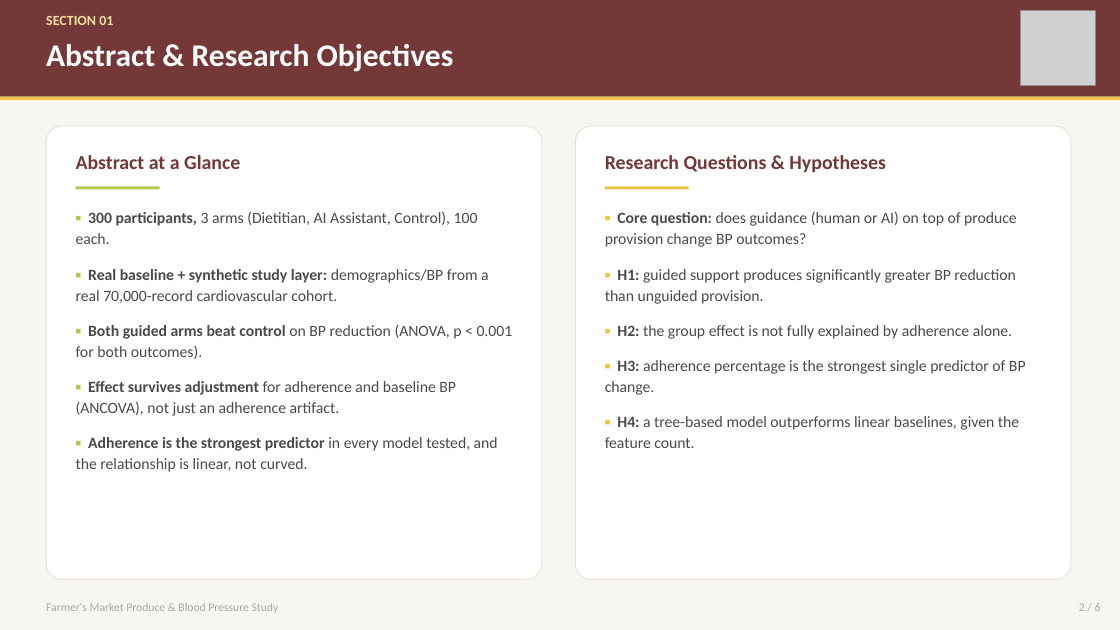
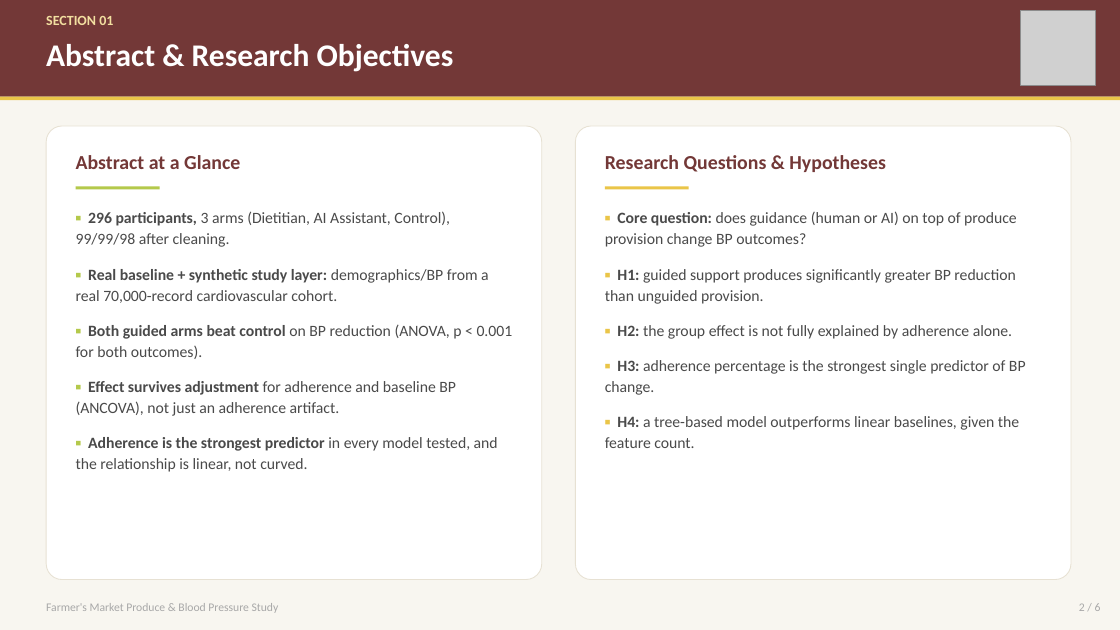
Before and after one commit to edefang/farmers-market-bp-study, a slide deck: slide 2 of BP_Study_Presentation.pptx. Drawn at 1120x630 pixels with LibreOffice and Linux fonts; fonts in the diff are those of the drawing; grey boxes stand for pictures. Boxes give left, top, right and bottom in pixels: in the first picture for what was removed or moved away, otherwise in the second. Text is boxed around its words. In the diff, an @@ line names an element or a change of style, - is before the commit and + after.

Commit message:
Reconcile paper, presentation, and repo on cleaned data (N=296)
Data cleaning surfaced 4 rows with physiologically implausible
baseline BP readings (diastolic of 1000, systolic of 17), now
dropped in scripts/common.py so every downstream script and the
Colab notebook use the same cleaned N=296 sample.

- Regenerated all 11 figures, eda_summary.md, modeling_summary.md,
  and model_comparison.csv on the cleaned data
- Rewrote COMPREHENSIVE_RESEARCH_PAPER.md/.pdf with a new Data
  Cleaning subsection and every statistic updated to match
- Updated BP_Study_Presentation.pptx text and charts to match,
  including correcting a stat that reversed after cleaning
  (systolic vs. diastolic model performance under CV vs. holdout)
- Added notebooks/bp_study_colab.ipynb (full workflow for Colab)
- Removed scripts/04_build_report.py and 05_build_paper.py
  (generated superseded FINAL_REPORT/RESEARCH_PAPER docs that
  were never part of this repo)

```diff
--- a/BP_Study_Presentation.pptx
+++ b/BP_Study_Presentation.pptx
@@ text at [76,211,450,247]: text changed @@
-▪ 300 participants, 3 arms (Dietitian, AI Assistant, Control), 100 each.
+▪ 296 participants, 3 arms (Dietitian, AI Assistant, Control), 99/99/98 after cleaning.
```
Also in this commit, not shown: 2 other slides changed, 23 other files.
